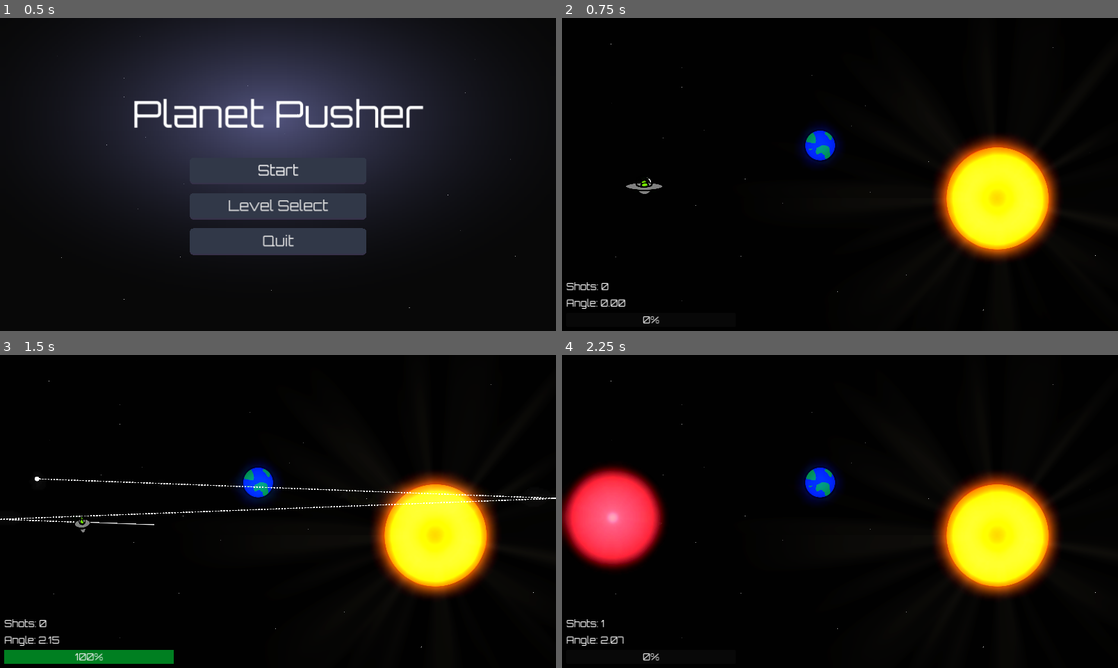
Above: before the commit, frames 1-4 (two rows, left to right).
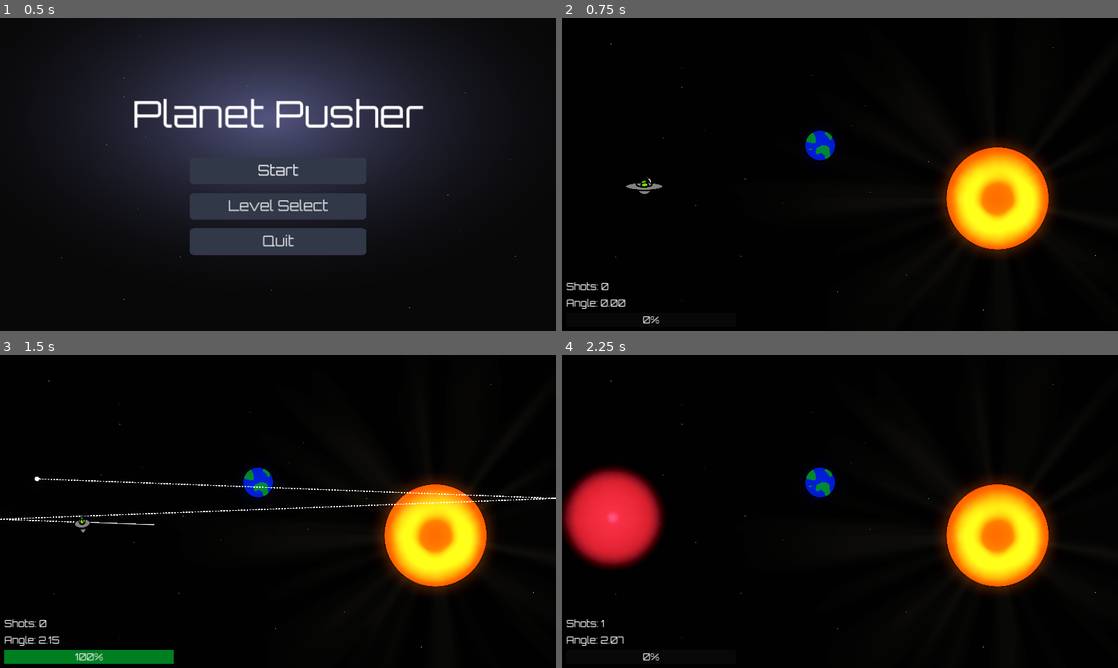
Above: after the commit, the same moments.

Repository: Afterglow375/godot_jam_03
Game: Godot game, scene res://scenes/ui/main_menu.tscn
Two runs of this game, one before a commit and one after it. Both use one fixed random seed, a clock stepped at 60 frames per second and the inputs below.
Inputs (mouse positions are in pixels of both pictures, inside the frame that each line leads up to):
- Up to frame 1 (0.5 s): no input
- Up to frame 2 (0.75 s): click "Start" at 0.5 s
- Up to frame 3 (1.5 s): tap Enter at 1.25 s; drag from (83, 520) to (433, 536) at 1.27 s
- Up to frame 4 (2.25 s): drag from (728, 527) to (995, 536) at 2.02 s

Frame 1 is identical in both runs. In frame 2, 6.0% of the frame differs, in the area x 43-90%, y 34-78%; in frame 3, 6.2%; in frame 4, 10%, in the area x 0-90%, y 34-78%.

Commit message:
adjust glow effect

Diff:
--- a/scenes/levels/world_environment.tscn
+++ b/scenes/levels/world_environment.tscn
@@ -3,7 +3,9 @@
 [sub_resource type="Environment" id="Environment_pf8xo"]
 background_mode = 3
 glow_enabled = true
-glow_intensity = 4.08
+glow_intensity = 1.05
+glow_strength = 0.7
+glow_blend_mode = 0
 glow_hdr_threshold = 0.0
 
 [node name="WorldEnvironment" type="WorldEnvironment"]
Not shown: 1 places in scenes/entities/earth.tscn that only renumber resources
